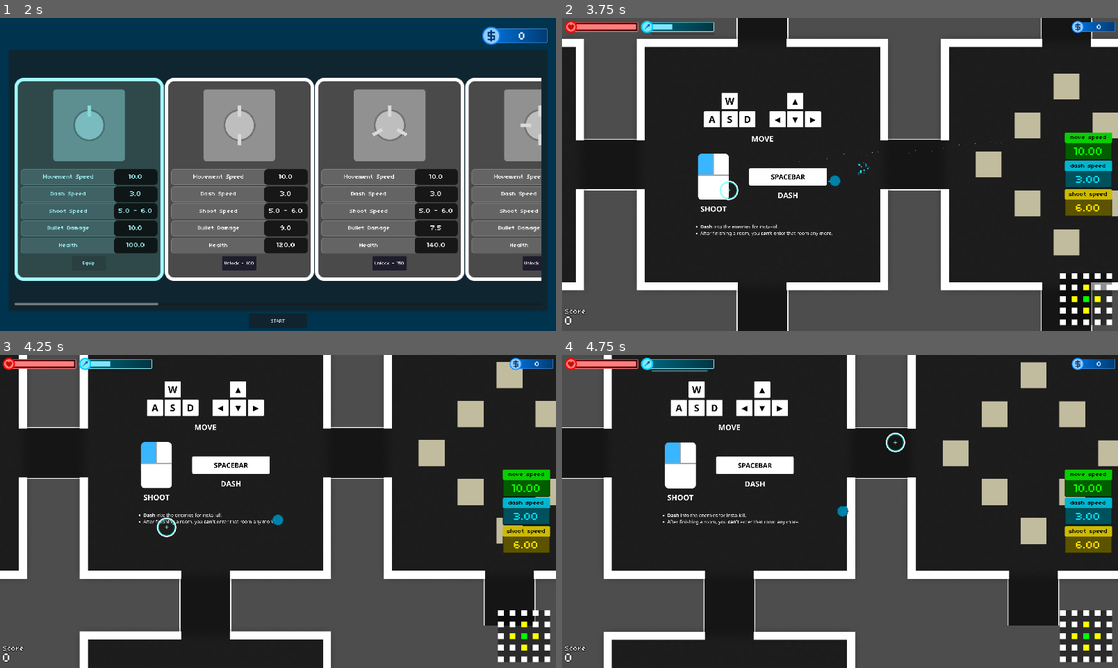
Above: before the commit, frames 1-4 (two rows, left to right).
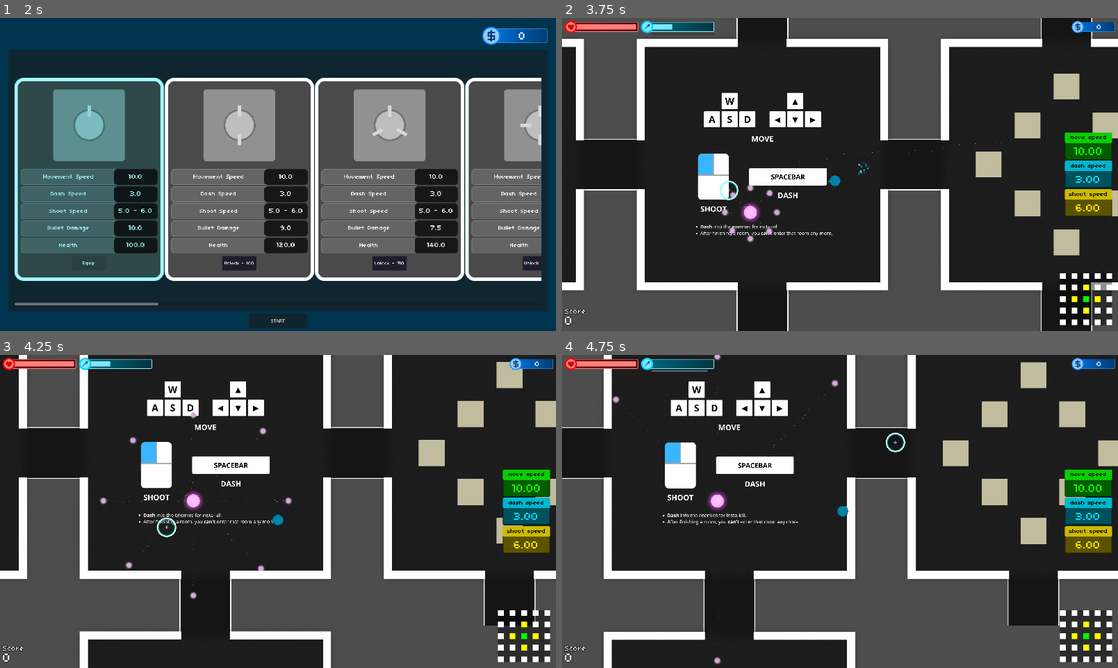
Above: after the commit, the same moments.

Repository: doanryderrhythm/thesis-1-vng-game
Game: Godot game, scene res://scenes/main_scenes/shop_scene.tscn
The game is run twice, just before and just after one commit, with the same random seed, the same clock (stepped at 60 frames per second) and the same inputs.
Inputs (mouse positions are in pixels of both pictures, inside the frame that each line leads up to):
- Up to frame 1 (2 s): click "Unlock - 0" at 0.5 s; click "Equip" at 1.25 s
- Up to frame 2 (3.75 s): click "START" at 2 s; move the mouse to (962, 158) at 2.77 s; hold Right (right) 2.78-3.53 s; tap Space (dash) at 2.85, 3.6 s; click (962, 158) at 2.92 s; move the mouse to (728, 190) at 3.52 s; hold Down (down) from 3.53 s (still down)
- Up to frame 3 (4.25 s): keep holding Down (down)
- Up to frame 4 (4.75 s): move the mouse to (895, 442) at 4.27 s; release Down (down) at 4.28 s; hold Right (right) from 4.28 s (still down); tap Space (dash) at 4.35 s

Frame 1 is identical in both runs. In frame 2, 0.4% of the frame differs, in the area x 28-40%, y 53-72%; in frame 3, 0.4%, in the area x 17-53%, y 18-78%; in frame 4, 0.3%.

Commit message:
Changed collectibles sprites, added bullet bomb to the bomb collection

Diff:
--- /dev/null
+++ b/untitled-thesis-1-game/scenes/bombs/bomb_pellets.tscn
@@ -0,0 +1,77 @@
+[gd_scene format=3 uid="uid://dhxorp0bbtv8q"]
+
+[ext_resource type="PackedScene" uid="uid://hasb2k7kag83" path="res://scenes/bombs/bomb.tscn" id="1_v7vcj"]
+[ext_resource type="Texture2D" uid="uid://chajwsbty8tag" path="res://sprites/bombs/bomb_pellets_ready.png" id="2_5hjll"]
+[ext_resource type="Script" uid="uid://d0itjivscfvkt" path="res://scripts/bombs/bomb_pellets.gd" id="2_7tjq4"]
+[ext_resource type="Texture2D" uid="uid://68i0syuvejc" path="res://sprites/bombs/bomb_four_wing.png" id="3_7tjq4"]
+[ext_resource type="PackedScene" uid="uid://ccs1cb8eeq3sc" path="res://scenes/bullets/base_bullet.tscn" id="3_715g7"]
+[ext_resource type="Texture2D" uid="uid://com13h3uylqte" path="res://sprites/bombs/bomb_pellets_warn.png" id="4_715g7"]
+[ext_resource type="Resource" uid="uid://v37vy1v7d8" path="res://resources/bullets/bullet_circle_1-1.tres" id="4_ldlgn"]
+
+[node name="BombPellets" unique_id=1248930214 instance=ExtResource("1_v7vcj")]
+script = ExtResource("2_7tjq4")
+bullet_scene = ExtResource("3_715g7")
+bullet_stats = ExtResource("4_ldlgn")
+
+[node name="WarningSprite" parent="." index="0" unique_id=481958605]
+texture = ExtResource("2_5hjll")
+
+[node name="Cannons" type="Node2D" parent="." index="1" unique_id=1268073960]
+
+[node name="Cannon0" type="Sprite2D" parent="Cannons" index="0" unique_id=276556188]
+modulate = Color(1, 0.76862746, 1, 1)
+scale = Vector2(0.5, 0.5)
+texture = ExtResource("3_7tjq4")
+
+[node name="Cannon1" type="Sprite2D" parent="Cannons" index="1" unique_id=1812391033]
+modulate = Color(1, 0.7696371, 1, 1)
+rotation = 0.7853982
+scale = Vector2(0.49999997, 0.49999997)
+texture = ExtResource("3_7tjq4")
+
+[node name="Cannon2" type="Sprite2D" parent="Cannons" index="2" unique_id=262727382]
+modulate = Color(1, 0.7696371, 1, 1)
+rotation = 1.5707964
+scale = Vector2(0.5, 0.5)
+texture = ExtResource("3_7tjq4")
+
+[node name="Cannon3" type="Sprite2D" parent="Cannons" index="3" unique_id=869060208]
+modulate = Color(1, 0.7696371, 1, 1)
+rotation = 2.3561945
+scale = Vector2(0.49999997, 0.49999997)
+texture = ExtResource("3_7tjq4")
+
+[node name="Markers" type="Node2D" parent="." index="2" unique_id=575723978]
+
+[node name="Marker2D" type="Marker2D" parent="Markers" index="0" unique_id=635978213]
+position = Vector2(53, -53)
+
+[node name="Marker2D2" type="Marker2D" parent="Markers" index="1" unique_id=909476239]
+position = Vector2(-53, 53)
+
+[node name="Marker2D3" type="Marker2D" parent="Markers" index="2" unique_id=1732049082]
+position = Vector2(53, 53)
+
+[node name="Marker2D4" type="Marker2D" parent="Markers" index="3" unique_id=714117721]
+position = Vector2(-53, -53)
+
+[node name="Marker2D5" type="Marker2D" parent="Markers" index="4" unique_id=1473372229]
+position = Vector2(0, -75)
+
+[node name="Marker2D6" type="Marker2D" parent="Markers" index="5" unique_id=814438469]
+position = Vector2(0, 75)
+
+[node name="Marker2D7" type="Marker2D" parent="Markers" index="6" unique_id=1587410276]
+position = Vector2(-75, 0)
+
+[node name="Marker2D8" type="Marker2D" parent="Markers" index="7" unique_id=2074617850]
+position = Vector2(75, 0)
+
+[node name="HarmfulSprite" parent="." index="3" unique_id=1518204916]
+texture = ExtResource("4_715g7")
+
+[node name="BombGlow" parent="." index="4" unique_id=1459613062]
+self_modulate = Color(0.9498669, 0.25666898, 1, 1)
+
+[node name="HitArea2D" parent="." index="5" unique_id=902703]
+visible = false
--- a/untitled-thesis-1-game/scenes/main_scenes/play_scene.tscn
+++ b/untitled-thesis-1-game/scenes/main_scenes/play_scene.tscn
@@ -4,6 +4,7 @@
 [ext_resource type="PackedScene" uid="uid://di78feag8gs8a" path="res://scenes/ui/debug_ui.tscn" id="1_vrx0d"]
 [ext_resource type="PackedScene" uid="uid://dls40hpj5hhkq" path="res://scenes/cursors/aim_cursor.tscn" id="2_qvacy"]
 [ext_resource type="Texture2D" uid="uid://dkacfy5sk2ffo" path="res://sprites/tutorial/tutorial.png" id="4_5b3o3"]
+[ext_resource type="PackedScene" uid="uid://dhxorp0bbtv8q" path="res://scenes/bombs/bomb_pellets.tscn" id="5_y0n7b"]
 
 [sub_resource type="GDScript" id="GDScript_vrx0d"]
 resource_name = "play_scene"
@@ -130,3 +131,6 @@
 
 [node name="AnimationPlayer" type="AnimationPlayer" parent="." unique_id=759961423]
 libraries/ = SubResource("AnimationLibrary_y0n7b")
+
+[node name="BombPellets" parent="." unique_id=1248930214 instance=ExtResource("5_y0n7b")]
+position = Vector2(-119, 472)
--- a/untitled-thesis-1-game/scenes/rooms/rooms_design/room_3.tscn
+++ b/untitled-thesis-1-game/scenes/rooms/rooms_design/room_3.tscn
@@ -9,6 +9,3 @@
 self_modulate = Color(0.76131123, 0.7360839, 0.6217099, 1)
 tile_map_data = PackedByteArray("AAD5//n/AAAAAAAAAAD5//r/AAAAAAAAAAD5//v/AAAAAAAAAAD5//z/AAAAAAAAAAD6//n/AAAAAAAAAAD7// …(432 unchanged characters)…
 tile_set = ExtResource("2_khula")
-
-[node name="NavigationRegion2D" parent="." index="7" unique_id=1834800968]
-visible = false
--- /dev/null
+++ b/untitled-thesis-1-game/scripts/bombs/bomb_pellets.gd
@@ -0,0 +1,45 @@
+extends Bomb
+class_name BombPellets
+
+@onready var cannons: Node2D = $Cannons
+@onready var shoot_markers: Node2D = $Markers
+
+@export var bullet_scene: PackedScene
+@export var bullet_stats: BulletStats
+
+func _ready() -> void:
+	warning_sprite.visible = true
+	harmful_sprite.visible = false
+	bomb_glow.visible = false
+	cannons.visible = false
+	bomb_collision.disabled = true
+
+func _on_warning_timer_timeout() -> void:
+	is_ready = true
+	warning_sprite.visible = false
+	harmful_sprite.visible = true
+	bomb_glow.visible = true
+	bomb_collision.disabled = false
+	anim_player.play("default")
+	harmful_timer.start()
+	shoot_bullets()
+	pass # Replace with function body.
+
+func shoot_bullets() -> void:
+	for marker in shoot_markers.get_children():
+		var bullet = bullet_scene.instantiate()
+		bullet.global_position = marker.global_position
+		bullet.texture = bullet_stats.texture
+		bullet.speed = randf_range(
+			bullet_stats.min_speed,
+			bullet_stats.max_speed
+			) * 2.5
+		bullet.angle = atan2(
+			(marker.global_position.y - global_position.y),
+			(marker.global_position.x - global_position.x)
+			)
+		bullet.damage = bullet_stats.damage
+
+		var parent = get_tree().current_scene.find_child(ValueStorer.bullets_node)
+		parent.add_child(bullet)
+		bullet.modulate = Color("ffc4ffff")
Not shown, added: untitled-thesis-1-game/scripts/bombs/bomb_pellets.gd.uid
Binary file added: untitled-thesis-1-game/sprites/bombs/bomb_pellets_ready.png
Not shown, added: untitled-thesis-1-game/sprites/bombs/bomb_pellets_ready.png.import
Binary file added: untitled-thesis-1-game/sprites/bombs/bomb_pellets_warn.png
Not shown, added: untitled-thesis-1-game/sprites/bombs/bomb_pellets_warn.png.import
Binary file changed: untitled-thesis-1-game/sprites/collectibles/collectibles.png
